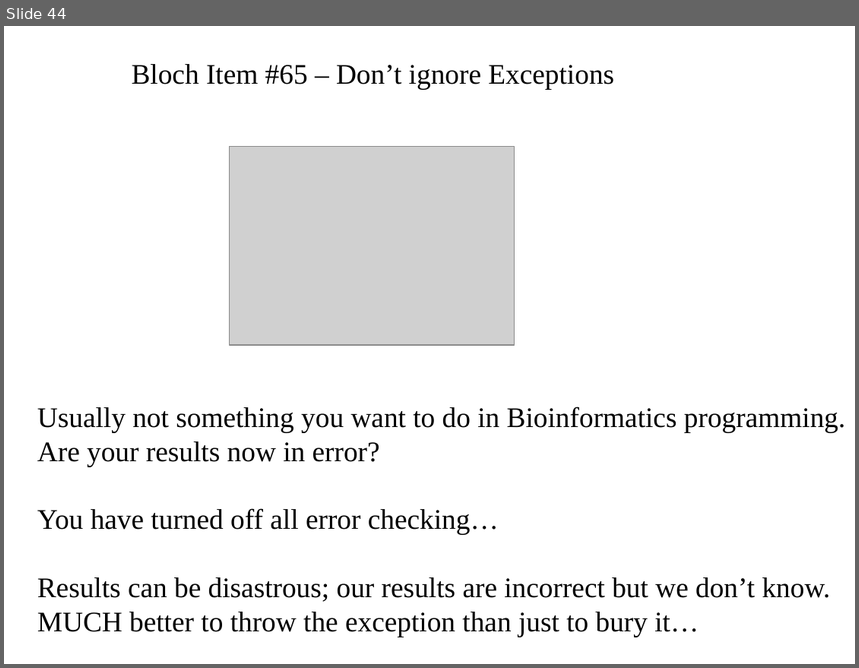
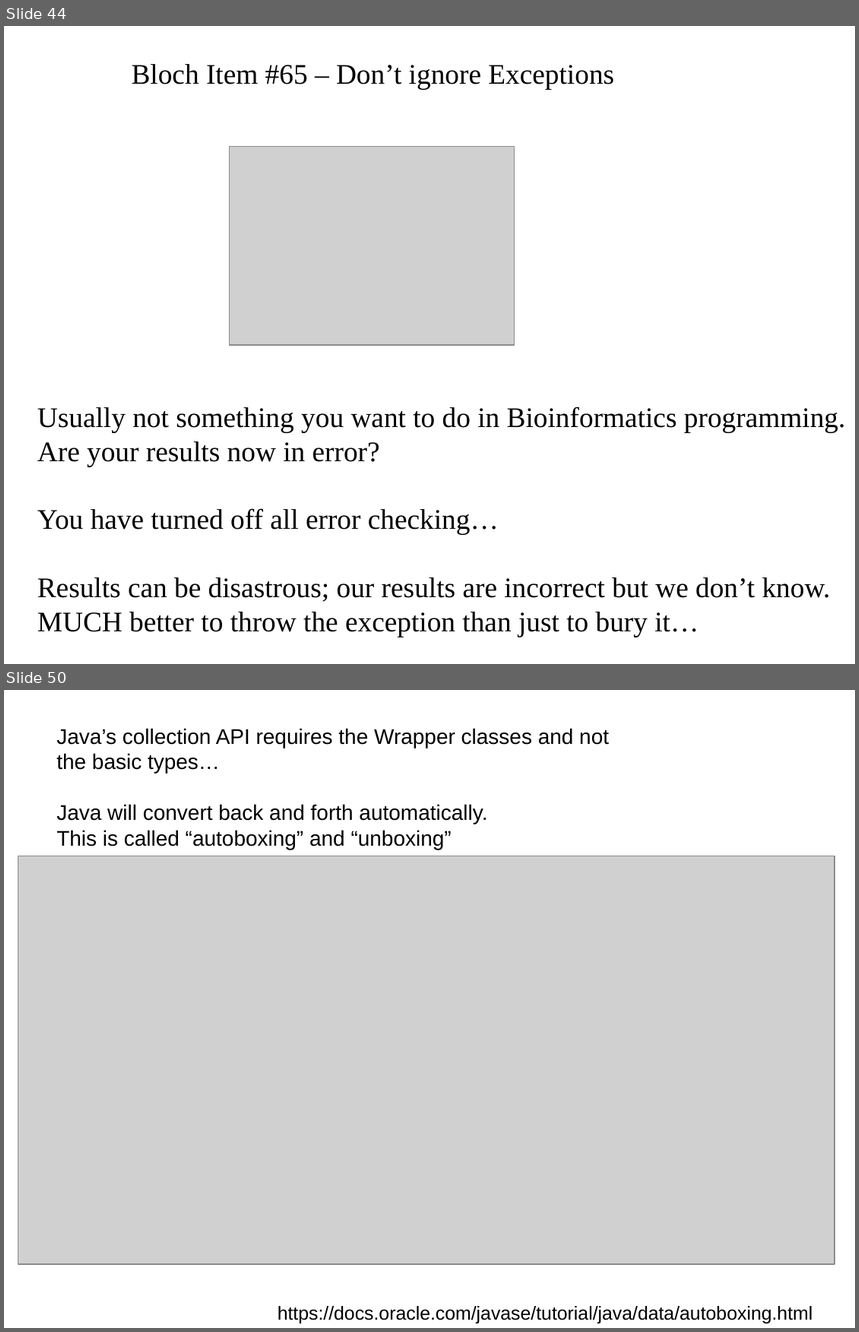
Before and after one commit to fodorclasses/fodorclasses.github.io, a slide deck: classes/prog2024/Prog3-Lecture10.ppt. Shown one above the other, each under a label of ours: slide 44 before the commit, slides 44 and 50 after it; the slides between them are not shown. The pictures are 859x668 and 859x1332 pixels, drawn with LibreOffice and Linux fonts; fonts in the diff are those of the drawing; grey boxes stand for pictures. Boxes give left, top, right and bottom in pixels: in the first picture for what was removed or moved away, otherwise in the second. Text is boxed around its words. In the diff, an @@ line names an element or a change of style, - is before the commit and + after.

Commit message:
add boxing and unboxing to lecture 10

```diff
--- a/classes/prog2024/Prog3-Lecture10.ppt
+++ b/classes/prog2024/Prog3-Lecture10.ppt
@@ slide 50 added at bbox=[4, 690, 855, 1328], background #FFFFFF @@
@@ text added at bbox=[56, 728, 609, 850], 18 pt, text #000000 @@
+Java’s collection API requires the Wrapper classes and not
+the basic types…
+Java will convert back and forth automatically.
+This is called “autoboxing” and “unboxing”
@@ picture added at bbox=[18, 856, 835, 1265] @@
@@ text added at bbox=[278, 1306, 813, 1324], 16 pt, text #000000 @@
+https://docs.oracle.com/javase/tutorial/java/data/autoboxing.html
```
Also in this commit, not shown: 4 slides changed, 6 other slides added, 1 slide removed.
